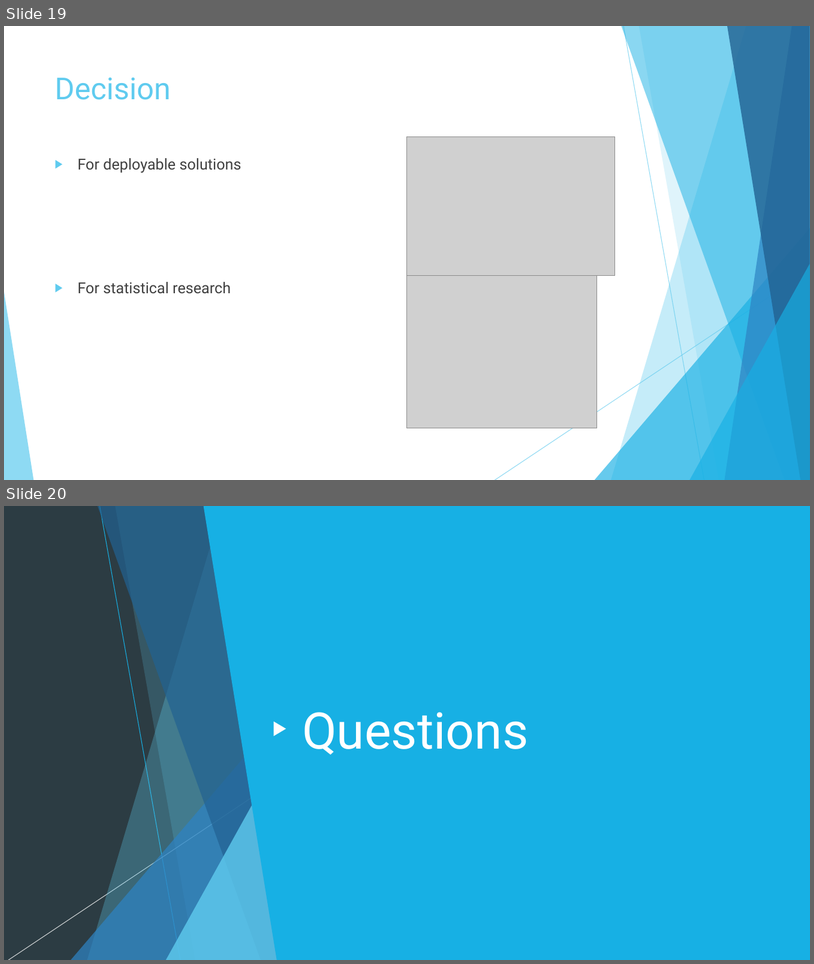
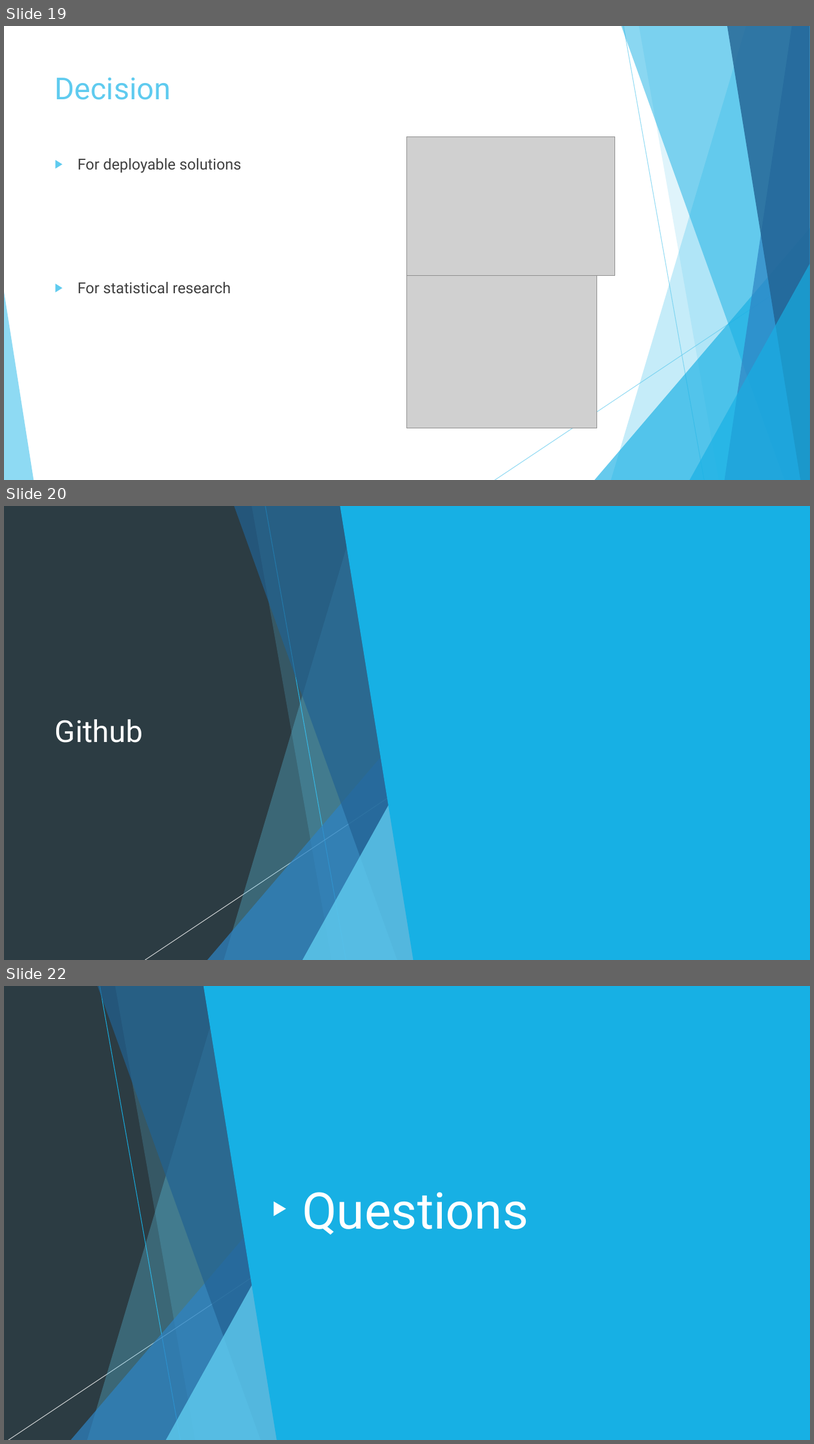
Before and after one commit to chrisholt0222/PythonvsR, a slide deck: Python vs R.pptx. Shown one above the other, each under a label of ours: slides 19 and 20 before the commit, slides 19, 20 and 22 after it; the slides between them are not shown. The pictures are 814x964 and 814x1444 pixels, drawn with LibreOffice and Linux fonts; fonts in the diff are those of the drawing; grey boxes stand for pictures. Boxes give left, top, right and bottom in pixels: in the first picture for what was removed or moved away, otherwise in the second. Text is boxed around its words. In the diff, an @@ line names an element or a change of style, - is before the commit and + after.

```diff
--- a/Python vs R.pptx
+++ b/Python vs R.pptx
@@ slide 20 added at (4, 506, 810, 960), background #2C3C43; not listed: 10 template elements that a slide beside it also shows @@
@@ rectangle added at (4, 506, 810, 960), fill #2C3C43 @@
@@ freeform shape added at (224, 506, 423, 960), fill #5FCBEF at 30% opacity @@
@@ freeform shape added at (234, 506, 423, 960), fill #226292 at 70% opacity @@
@@ freeform shape added at (252, 506, 423, 960), fill #5FCBEF at 20% opacity @@
@@ line added from (266, 506) to (347, 960), #17B0E4 0.75 pt @@
@@ freeform shape added at (341, 506, 810, 960), fill #17B0E4 @@
@@ title added at (55, 719, 143, 742), 36 pt, text #FFFFFF @@
+Github
@@ triangle added at (207, 708, 423, 960), fill #2E83C3 at 72% opacity @@
@@ line added from (460, 750) to (145, 960), #FFFFFF 0.75 pt @@
@@ triangle added at (303, 744, 423, 960), fill #5FCBEF at 80% opacity @@
@@ what was slide 20 is now slide 22 @@
```
Also in this commit, not shown: 1 slide changed, 1 other slide added.
